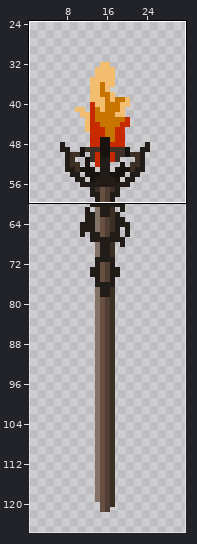
Pixel-art file -- AssetWorkspace/Torch_A.aseprite. The first picture is a wide view before the edit; the outline marks the close-up.
Close-up. Before:
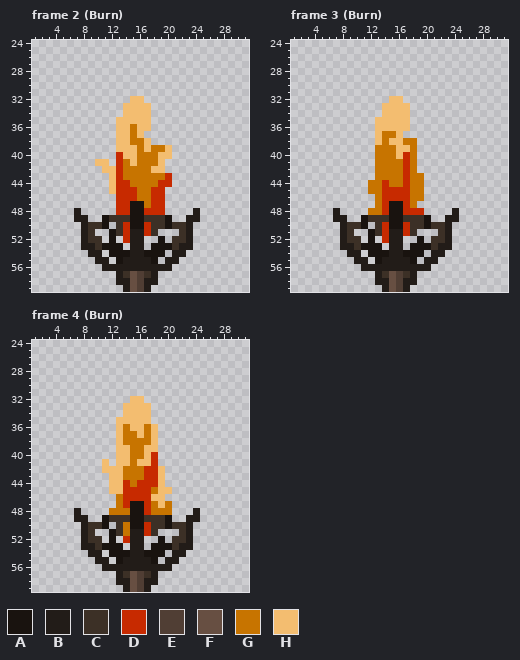
32x128 pixels, 4 frames. Shown: frame 2 (Burn): x 1..31, y 24..59; frame 3 (Burn): x 1..31, y 24..59; frame 4 (Burn): x 1..31, y 24..59. The wide view leaves out empty margins.
Palette (. is transparent): A #19130f  B #221c18  C #3c3026  D #c72a00  E #503e34  F #674f42  G #c77400  H #f3bd70
After:
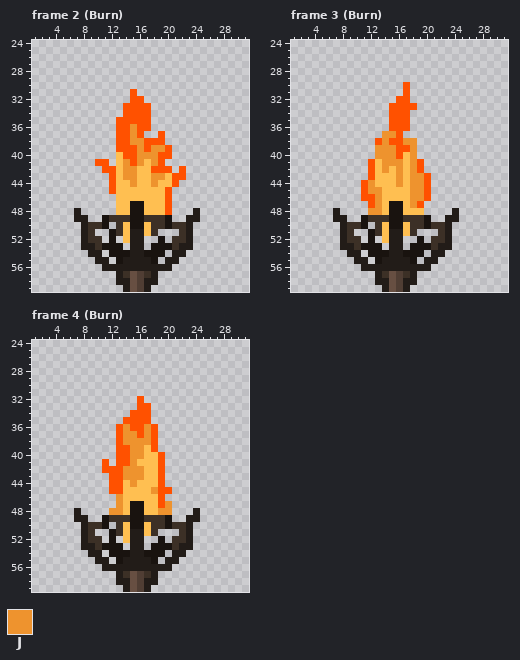
Colours new in this view: J #ee932e
Message: Improved torch fire effect; Added wip fireplace
Difference:
Colour D changes from #c72a00 to #ffbf51.
Colour H changes from #f3bd70 to #ff5100.
Frame 2 (Burn), layer "Fire":
Colour G becomes colour D in row 41 at x 17; in rows 42 to 46 at x 16 to 17; in row 47 at x 17.
The author put colour H in row 31 at x 15; in row 37 at x 19; in row 38 at x 18 to 19; in row 42 at x 20 and 22; in row 43 at x 21 to 22; in row 44 at x 21.
The author put colour H in rows 45 to 48 at x 20.
Colour G becomes colour J in rows 36 to 37 at x 15; in row 38 at x 15 to 16; in row 39 at x 16 and 18 to 19; in row 40 at x 16 to 18; in row 41 at x 14, 16 and 18; in row 42 at x 14 to 15.
Colour G becomes colour J in row 43 at x 14 to 15 and 18 to 19; in row 44 at x 15 and 18.
Frame 3 (Burn), layer "Fire":
Colour G becomes colour D in row 41 at x 13; in row 42 at x 13 and 15; in row 43 at x 13 to 15; in row 44 at x 13 and 15.
The author put colour H in rows 30 to 32 at x 17; in row 33 at x 18; in rows 41 to 42 at x 12 and 19; in row 43 at x 12 and 20; in rows 44 to 45 at x 11 and 20; in row 46 at x 11 to 12 and 20.
The author put colour H in row 47 at x 12 and 19.
Colour G becomes colour J in row 37 at x 14 to 15; in row 38 at x 14 and 17 to 18; in rows 39 to 40 at x 13 to 15 and 18; in row 41 at x 14 to 16 and 18; in row 42 at x 14, 16 and 18; in row 43 at x 16 and 18 to 19.
Colour G becomes colour J in row 44 at x 12, 16 and 18 to 19; in row 45 at x 12 to 13 and 18 to 19; in row 46 at x 13 and 18 to 19; in row 47 at x 13 and 18; in row 48 at x 12 to 13.
Colour H is gone in row 32 at x 15; in rows 33 to 34 at x 14; in rows 35 to 36 at x 13 to 14; in row 37 at x 13.
Frame 4 (Burn), layer "Fire":
Colour G becomes colour D in row 47 at x 18; in row 48 at x 14 and 18; in rows 50 to 51 at x 14.
Colour H becomes colour D in rows 39 to 40 at x 17; in row 41 at x 16 to 17; in row 46 at x 18.
The author put colour H in rows 40 to 41 at x 19.
Colour G becomes colour J in row 36 at x 14 and 17; in row 37 at x 14 to 15 and 17; in row 38 at x 14 to 17; in rows 39 to 40 at x 15 to 16; in row 41 at x 15; in rows 42 to 43 at x 14 to 16.
Colour G becomes colour J in row 44 at x 15; in row 45 at x 18; in row 46 at x 13; in row 47 at x 13 and 20; in row 48 at x 12 to 13 and 19 to 20.
Colour H is gone in row 32 at x 15; in row 33 at x 14 to 15; in row 34 at x 14; in row 35 at x 13.
Where, in picture pixels (left, top, right, bottom), the same in both close-ups:
changed: (95, 89, 186, 243)
changed: (361, 82, 431, 243)
changed: (102, 396, 172, 543)
